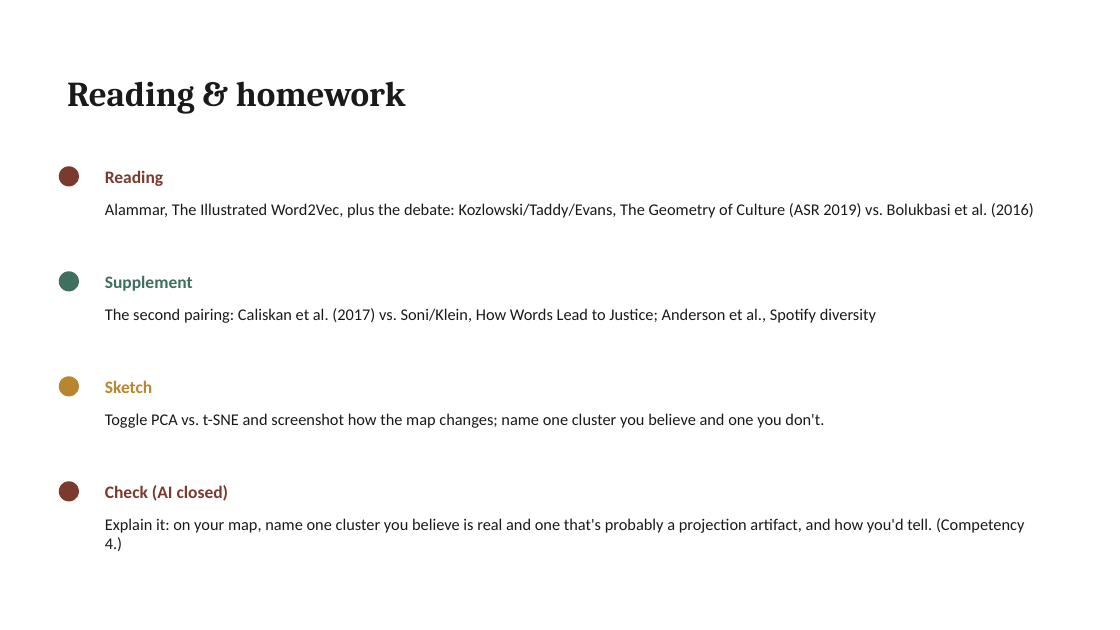
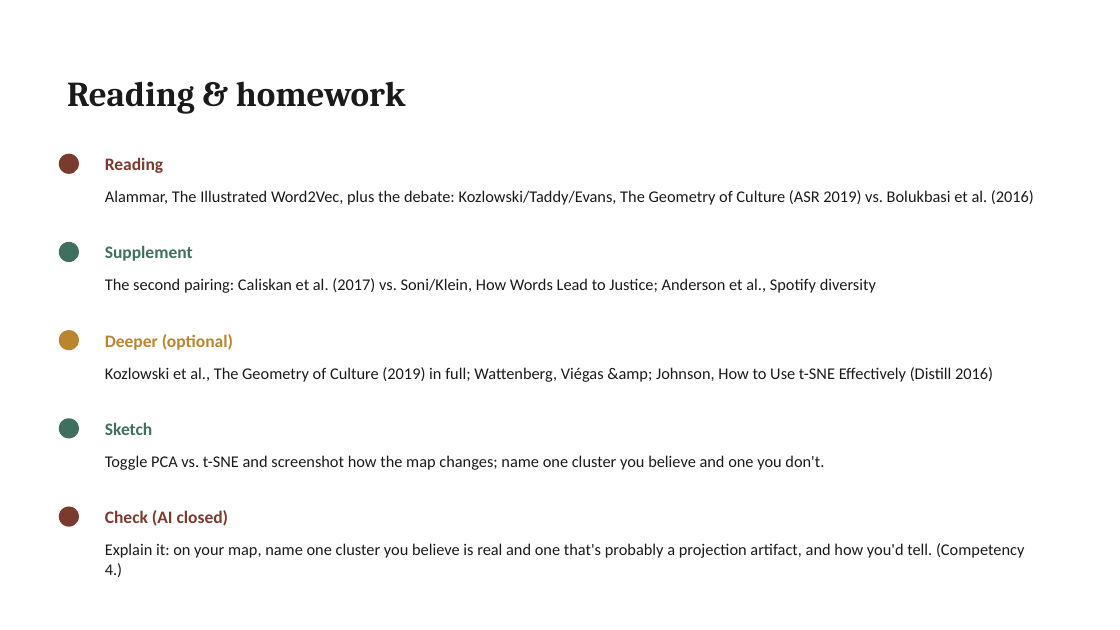
Before and after one commit to lucianli123/culture-as-data-2026, a slide deck: slide 10 of slides/pptx/week-05.pptx. Drawn at 1120x630 pixels with LibreOffice and Linux fonts; fonts in the diff are those of the drawing. Boxes give left, top, right and bottom in pixels: in the first picture for what was removed or moved away, otherwise in the second. Text is boxed around its words. In the diff, an @@ line names an element or a change of style, - is before the commit and + after.

Commit message:
Add a deeper reading tier: full scholarship each week, and a real Week 8 requirement
The reading program keeps its under-thirty-minute required tier but gains a
'Deeper (optional)' column across all ten weeks, the serious literature
behind each session: Moretti's Conjectures (W1), Grimmer & Stewart's Text as
Data (W2), Underwood's Life Cycles in full (W3), boyd & Crawford (W4),
Kozlowski in full + Distill's t-SNE guide (W5), Arnold & Tilton's Distant
Viewing (W6), Ziems et al. on LLM annotation (W7), Nan Z. Da's Computational
Case Against CLS read against the student's own robustness checks (W8), the
Critical Inquiry forum where the field answers Da (W9), and Elgammal's CAN
paper (W10). Weeks 8-9 thereby close the course with the field's own
trial, mirroring the Bollen/Schmidt trial that opens it. Week 8's required
reading is no longer 'none': Chiang's ChatGPT Is a Blurry JPEG of the Web
carries the week's compression argument. Updated in syllabus (principle +
table), lesson plans, site reading table, markdown decks, and pptx (five-row
homework slide).

```diff
--- a/slides/pptx/week-05.pptx
+++ b/slides/pptx/week-05.pptx
@@ text "Reading": place and size @@
-text "Reading" at (105,170,163,186)
+text "Reading" at (105,157,163,173)
@@ ellipse: place and size @@
-ellipse at (59,166,79,187)
+ellipse at (59,154,79,174)
@@ text "Alammar, The Illustrated Word2Vec, plus ...": place and size @@
-text "Alammar, The Illustrated Word2Vec, plus ..." at (105,203,1034,218)
+text "Alammar, The Illustrated Word2Vec, plus ..." at (105,190,1034,205)
@@ 2 texts, 1 ellipse: place and size @@
-2 texts, 1 ellipse at (59,271,876,323)
+2 texts, 1 ellipse at (59,242,876,293)
@@ ellipse: place and size @@
-ellipse at (59,376,79,397)
+ellipse at (59,330,79,350)
@@ text added at (105,334,233,350), 15 pt, text #B9852F, bold @@
+Deeper (optional)
@@ text added at (105,367,993,382), 14 pt, text #1A1A1A @@
+Kozlowski et al., The Geometry of Culture (2019) in full; Wattenberg, Viégas &amp; Johnson, How to Use t-SNE Effectively (Distill 2016)
@@ ellipse: place and size @@
-ellipse at (59,481,79,502)
+ellipse at (59,418,79,439)
@@ ellipse at (59,418,79,439): fill #7A3B2E to #3F6F5F @@
@@ text "Sketch": place and size @@
-text "Sketch" at (105,380,152,393)
+text "Sketch" at (105,422,152,435)
@@ text "Sketch" at (105,422,152,435): text colour #B9852F to #3F6F5F @@
@@ text "Toggle PCA vs. t-SNE and ...": place and size @@
-text "Toggle PCA vs. t-SNE and ..." at (105,413,824,428)
+text "Toggle PCA vs. t-SNE and ..." at (105,455,824,470)
@@ ellipse added at (59,507,79,527), fill #7A3B2E @@
@@ text "Check (AI closed)": place and size @@
-text "Check (AI closed)" at (105,485,229,501)
+text "Check (AI closed)" at (105,510,229,526)
@@ text "Explain it: on your map, ...": place and size @@
-text "Explain it: on your map, ..." at (105,518,1024,551)
+text "Explain it: on your map, ..." at (105,543,1024,577)
```
Also in this commit, not shown: 26 other files.
